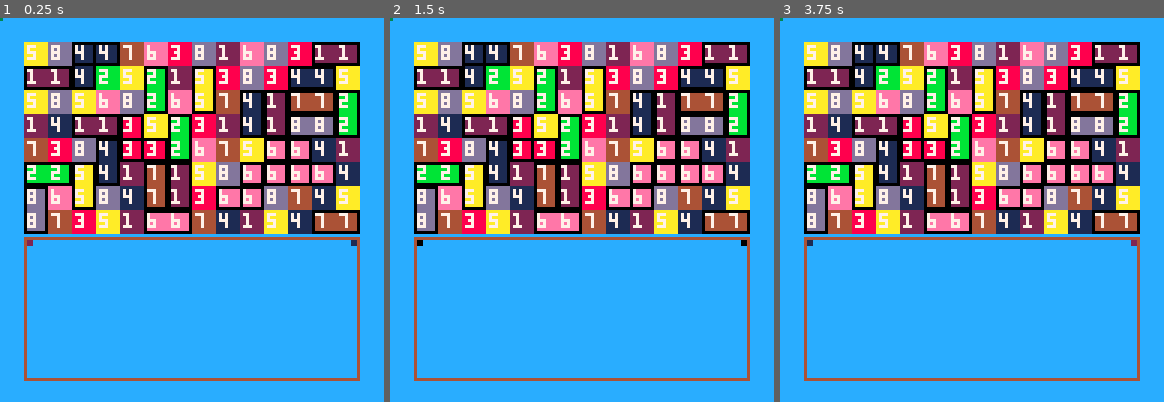
Above: before the commit, frames 1-3 (left to right).
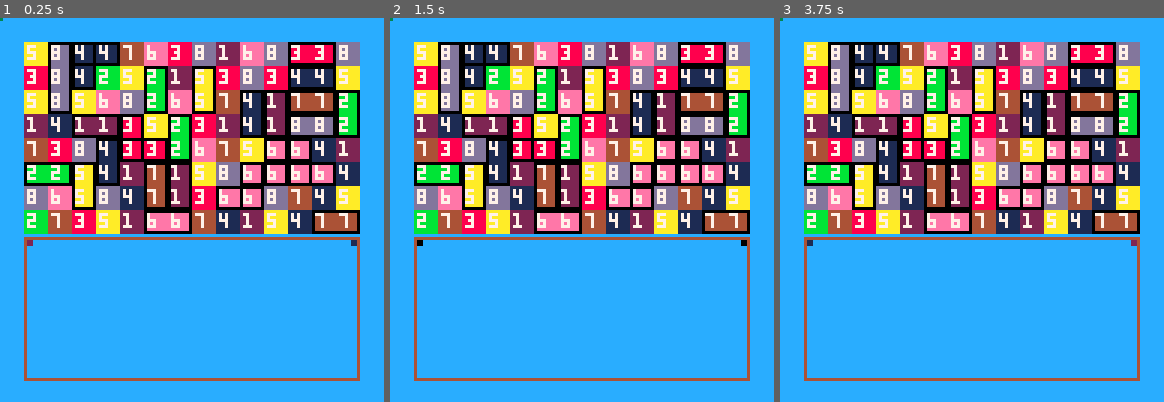
Above: after the commit, the same moments.

Repository: PxPerfectMike/match4
Game: PICO-8 cartridge match4.p8
Two runs of this game, one before a commit and one after it. Both use one fixed random seed, a clock stepped at 60 frames per second and the inputs below.
Inputs:
- Up to frame 1 (0.25 s): no input
- Up to frame 2 (1.5 s): no input
- Up to frame 3 (3.75 s): no input

The runs differ from the first frame. In frame 1, 2.1% of the frame differs, in the area x 6-94%, y 6-57%; in frame 2, 2.1%; in frame 3, 2.1%.

Commit message:
fix grid general sensing issues

Diff:
--- a/match4.p8
+++ b/match4.p8
@@ -91,12 +91,6 @@
     for i = 0, sz.x_len * sz.y_len - 1 do
         grid[i] = flr(rnd(tile_types)) + 1
     end
-    grid[sz.x_len - 2] = 1
-    grid[sz.x_len - 1] = 1
-    grid[sz.x_len] = 1
-    grid[sz.x_len + 1] = 1
-    grid[14 * 7] = 8
-    grid[14 * 6] = 8
 end
 
 --[[
